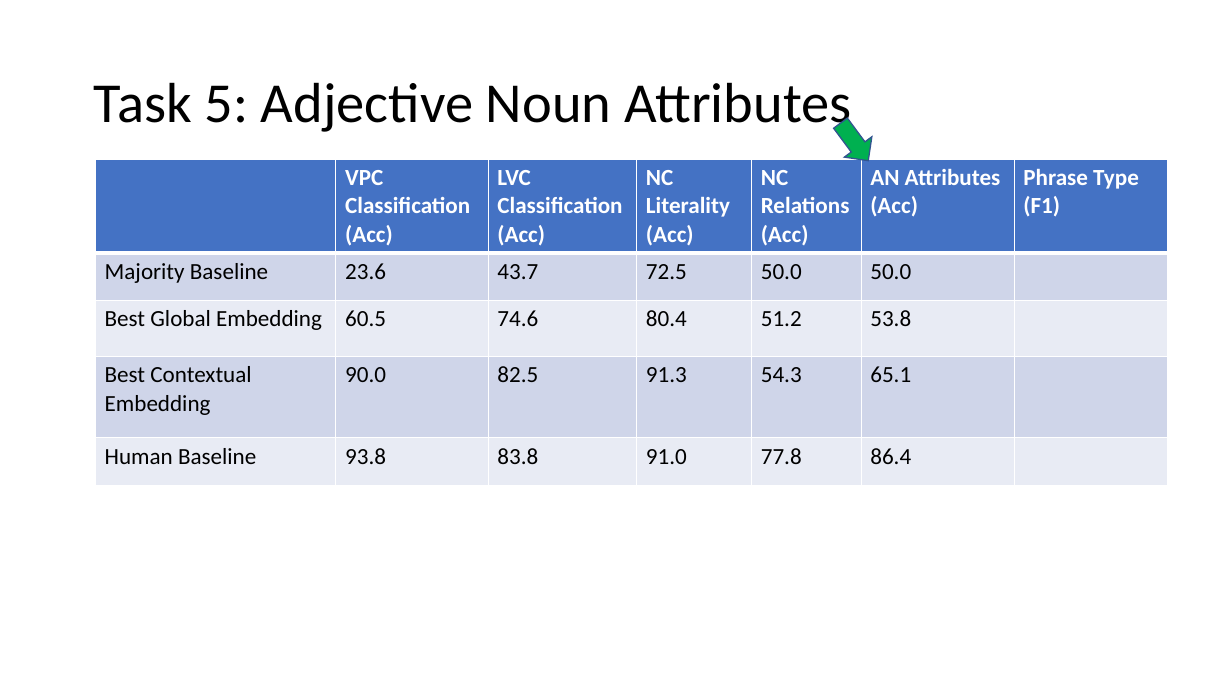
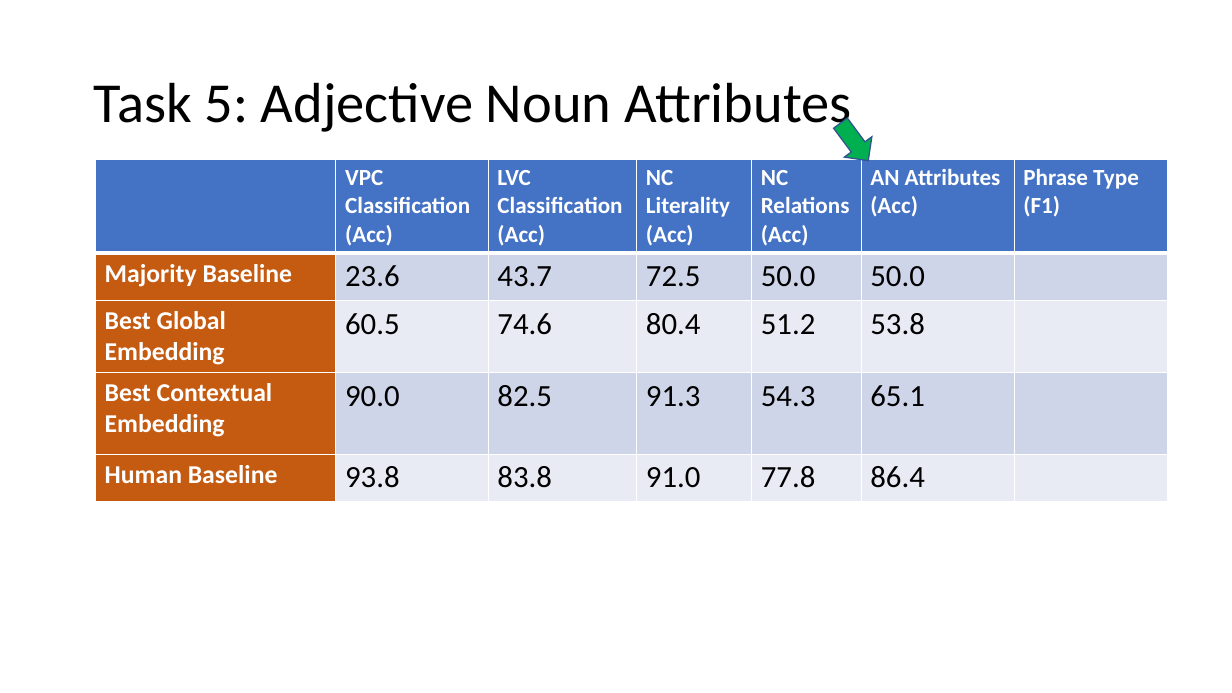
Before and after one commit to spacemanidol/AnalyzingNeuralLanguageModelsGroup1, a slide deck: slide 44 of PaperPresentation02202020.pptx (slide 43 before the commit). Drawn at 1232x693 pixels with LibreOffice and Linux fonts; fonts in the diff are those of the drawing. Boxes give left, top, right and bottom in pixels: in the first picture for what was removed or moved away, otherwise in the second. Text is boxed around its words. In the diff, an @@ line names an element or a change of style, - is before the commit and + after.

```diff
--- a/PaperPresentation02202020.pptx
+++ b/PaperPresentation02202020.pptx
@@ table at (x1=95, y1=159, x2=1168, y2=499) @@
@@ fill #CFD5EA to #C55A11 in 2 cells @@
@@ fill #E9EBF5 to #C55A11 in 2 cells @@
@@ size 18 to 20 pt, text colour #000000 to #FFFFFF, bold on in "Majority Baseline", "Best Global Embedding", "Best Contextual Embedding", "Human Baseline" @@
@@ size 18 to 24 pt in "23.6", "43.7", "72.5", "50.0" and 16 more places @@
```
Also in this commit, not shown: 13 other slides changed, 17 slides added, 8 slides removed.
